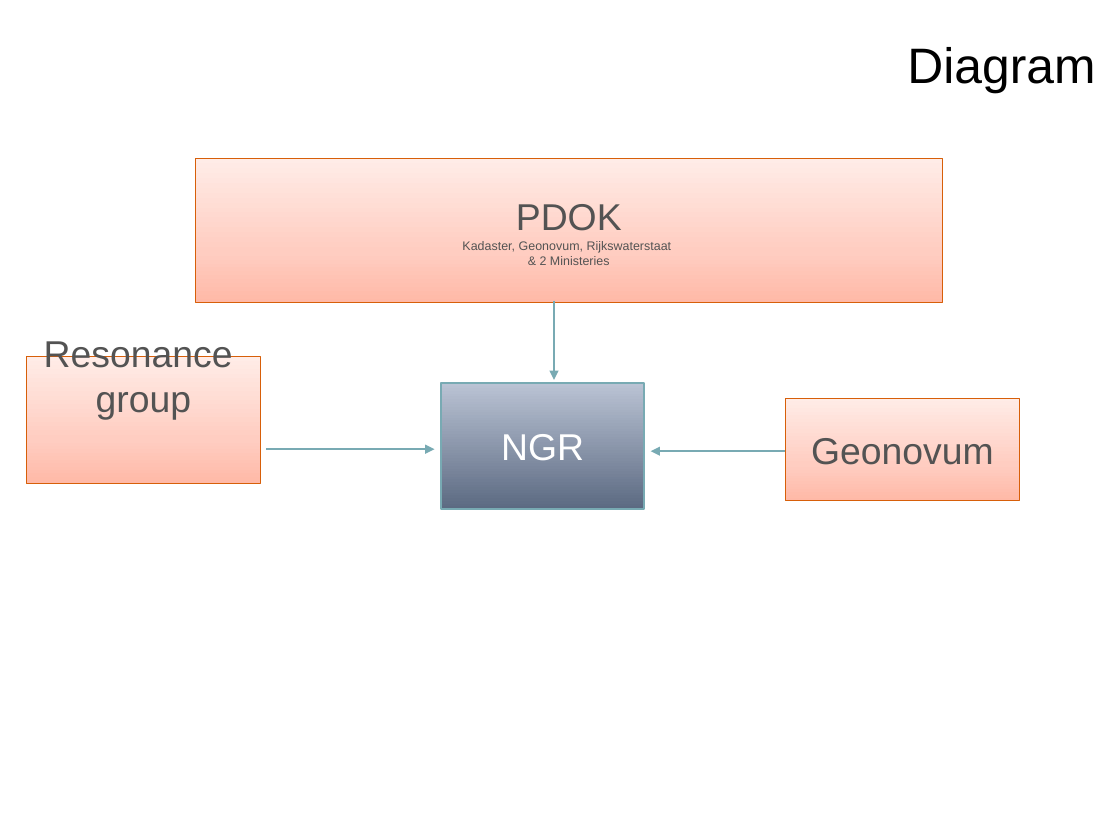
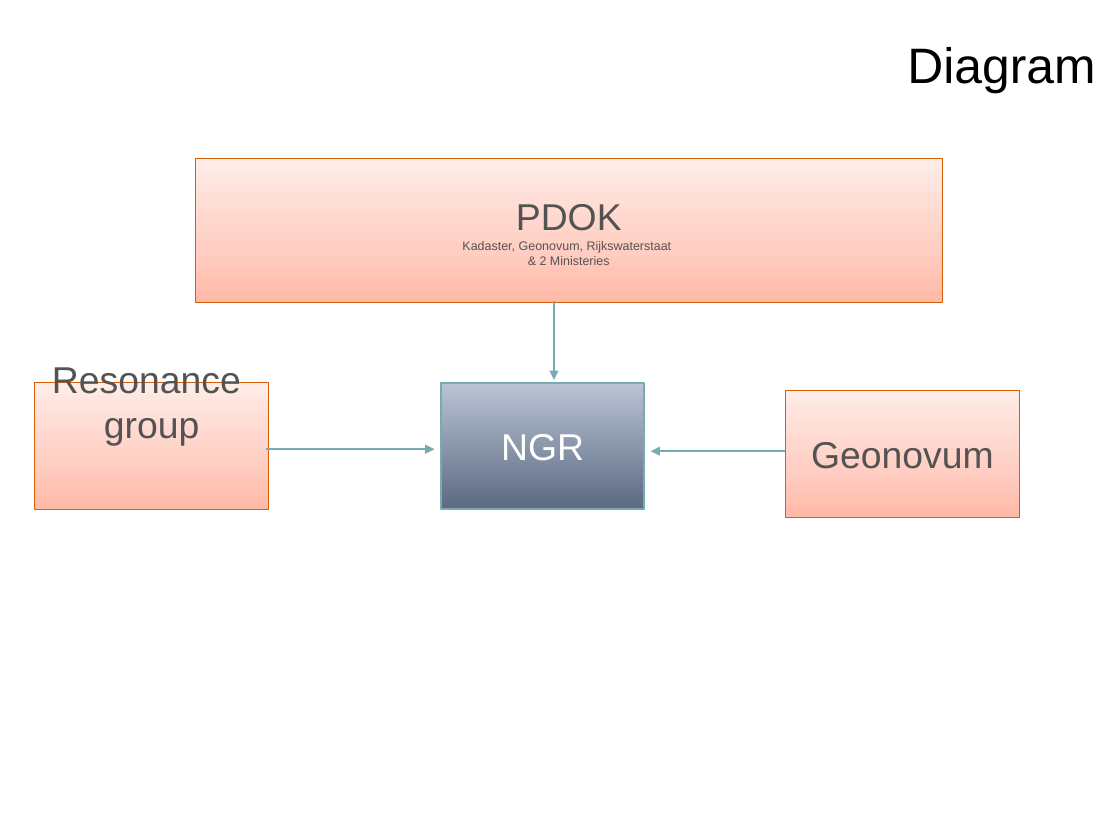
Before and after one commit to pvgenuchten/pvgenuchten.github.io, a slide deck: slide 3 of presentations/2017/inspire/ngr-inspire-2017.pptx. Drawn at 1120x840 pixels with LibreOffice and Linux fonts; fonts in the diff are those of the drawing; background and template pictures are left out. Boxes give left, top, right and bottom in pixels: in the first picture for what was removed or moved away, otherwise in the second. Text is boxed around its words. In the diff, an @@ line names an element or a change of style, - is before the commit and + after.

```diff
--- a/presentations/2017/inspire/ngr-inspire-2017.pptx
+++ b/presentations/2017/inspire/ngr-inspire-2017.pptx
@@ rectangle "Resonance group": place and size @@
-rectangle "Resonance group" at (26,356,260,484)
+rectangle "Resonance group" at (35,382,269,510)
@@ rectangle "Geonovum": place and size @@
-rectangle "Geonovum" at (785,398,1019,501)
+rectangle "Geonovum" at (785,390,1019,517)
```
Also in this commit, not shown: 4 other slides changed.
